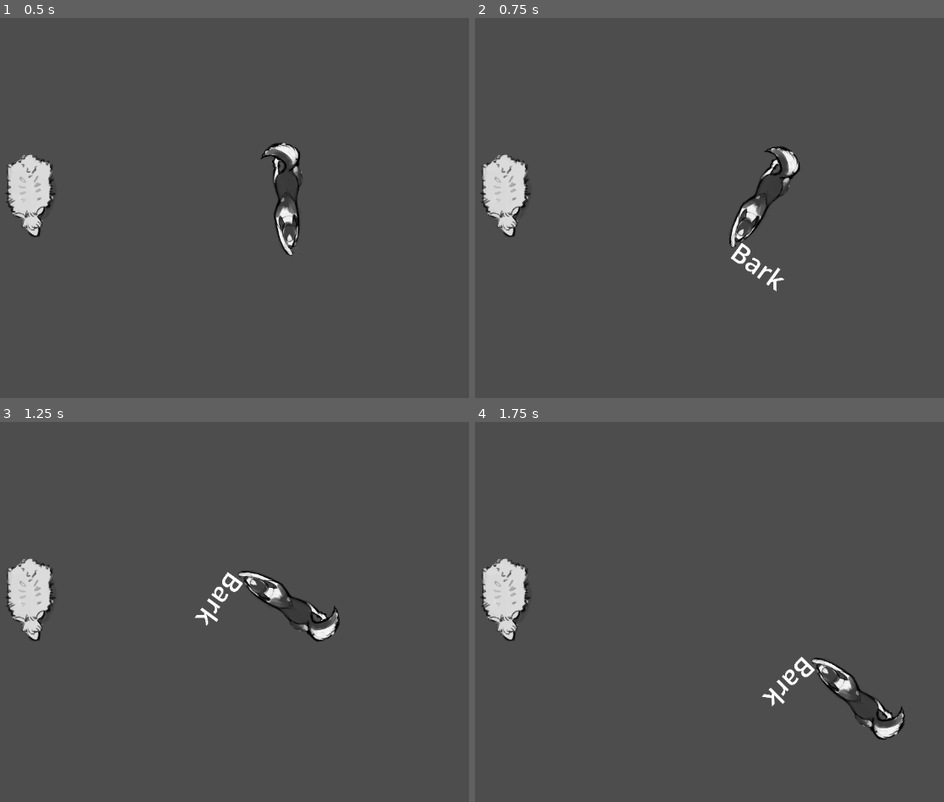
Above: before the commit, frames 1-4 (two rows, left to right).
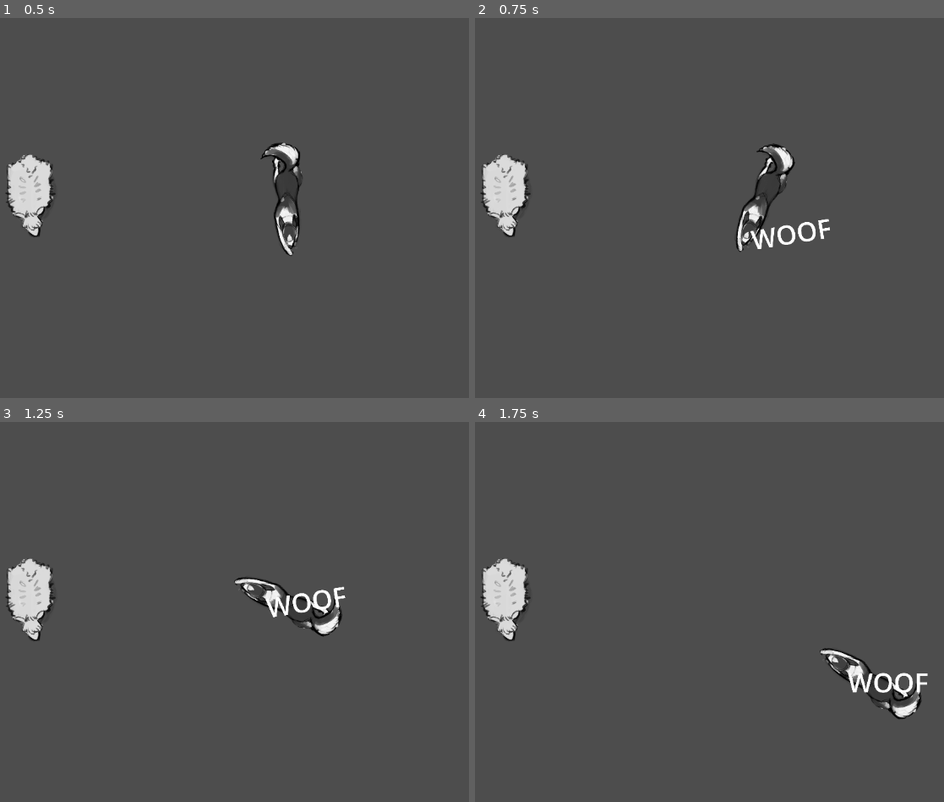
Above: after the commit, the same moments.

Repository: Nowan/slavic-game-jam-2024
Game: Godot game, scene res://src/scenes/main/MainScene.tscn
Same seed, same stepped clock (60 frames per second), same inputs: the game is played once before the commit and once after it. The project has no main scene, so this scene is started directly.
Inputs:
- Up to frame 1 (0.5 s): no input
- Up to frame 2 (0.75 s): tap Enter at 0.5 s; hold D (move_right) from 0.53 s (still down); hold Space (user_power) from 0.53 s (still down)
- Up to frame 3 (1.25 s): keep holding D (move_right); keep holding Space (user_power)
- Up to frame 4 (1.75 s): release D (move_right) at 1.28 s; release Space (user_power) at 1.28 s; hold S (move_down) from 1.28 s (still down); tap Space (user_power) at 1.35 s

Frame 1 is identical in both runs. In frame 2, 1.7% of the frame differs, in the area x 54-76%, y 32-72%; in frame 3, 1.6%; in frame 4, 2.2%, in the area x 61-97%, y 59-84%.

Commit message:
Update to physics.
Updated physics tick for @mlazowik

Diff:
--- a/project.godot
+++ b/project.godot
@@ -50,3 +50,7 @@
 , Object(InputEventJoypadButton,"resource_local_to_scene":false,"resource_name":"","device":-1,"button_index":0,"pressure":0.0,"pressed":true,"script":null)
 ]
 }
+
+[physics]
+
+common/physics_interpolation=true
--- a/src/scenes/dog/dog.gd
+++ b/src/scenes/dog/dog.gd
@@ -9,7 +9,7 @@
 
 
 # Called every frame. 'delta' is the elapsed time since the previous frame.
-func _process(delta: float) -> void:
+func _physics_process(delta: float) -> void:
 	var direction = 0
 	if Input.is_action_pressed("move_left"):
 		direction = -1
--- a/src/scenes/main/MainScene.tscn
+++ b/src/scenes/main/MainScene.tscn
@@ -11,18 +11,20 @@
 position = Vector2(841, 309)
 
 [node name="BarkTextPlaceholder" type="Label" parent="Dog"]
-anchors_preset = 8
-anchor_left = 0.5
-anchor_top = 0.5
-anchor_right = 0.5
-anchor_bottom = 0.5
-offset_left = -64.8333
-offset_top = -40.3333
-offset_right = 58.1667
-offset_bottom = -1.33334
+anchors_preset = -1
+anchor_left = 0.351
+anchor_top = 0.058
+anchor_right = 0.654
+anchor_bottom = 0.949
+offset_left = 11.5271
+offset_top = 110.908
+offset_right = 6.35803
+offset_bottom = -284.626
 grow_horizontal = 2
 grow_vertical = 2
 theme_override_font_sizes/font_size = 150
+horizontal_alignment = 1
+vertical_alignment = 1
 
 [node name="BarkTimer" type="Timer" parent="Dog"]
 
--- a/src/scenes/main/main_scene.gd
+++ b/src/scenes/main/main_scene.gd
@@ -2,17 +2,16 @@
 
 # Called when the node enters the scene tree for the first time.
 func _ready() -> void:
-	pass # Replace with function body.
-
+	Engine.set_physics_ticks_per_second(10)
 
 # Called every frame. 'delta' is the elapsed time since the previous frame.
 func _process(_delta: float) -> void:
-
+	$Dog/BarkTextPlaceholder.rotation = -$Dog.rotation
 	if Input.is_action_pressed("user_power"): show_power_text()
 
 
 func show_power_text():
-	$Dog/BarkTextPlaceholder.text = "Bark"
+	$Dog/BarkTextPlaceholder.text = "WOOF"
 	$Dog/BarkTextPlaceholder.visible = true
 	$Dog/BarkTimer.start(0.5)
 
